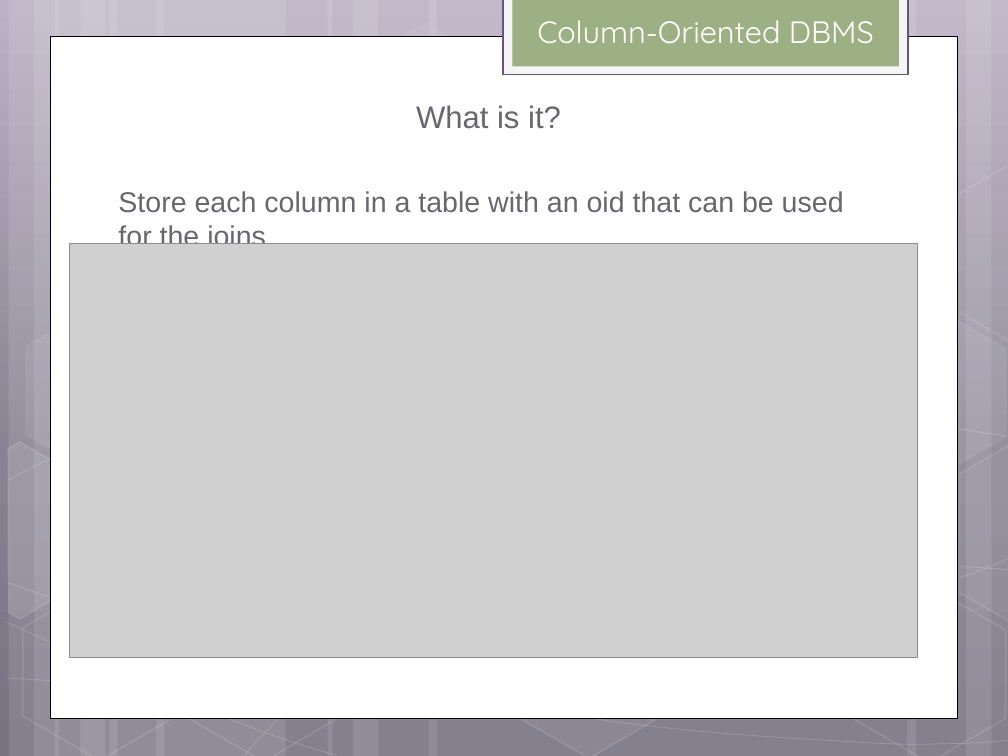
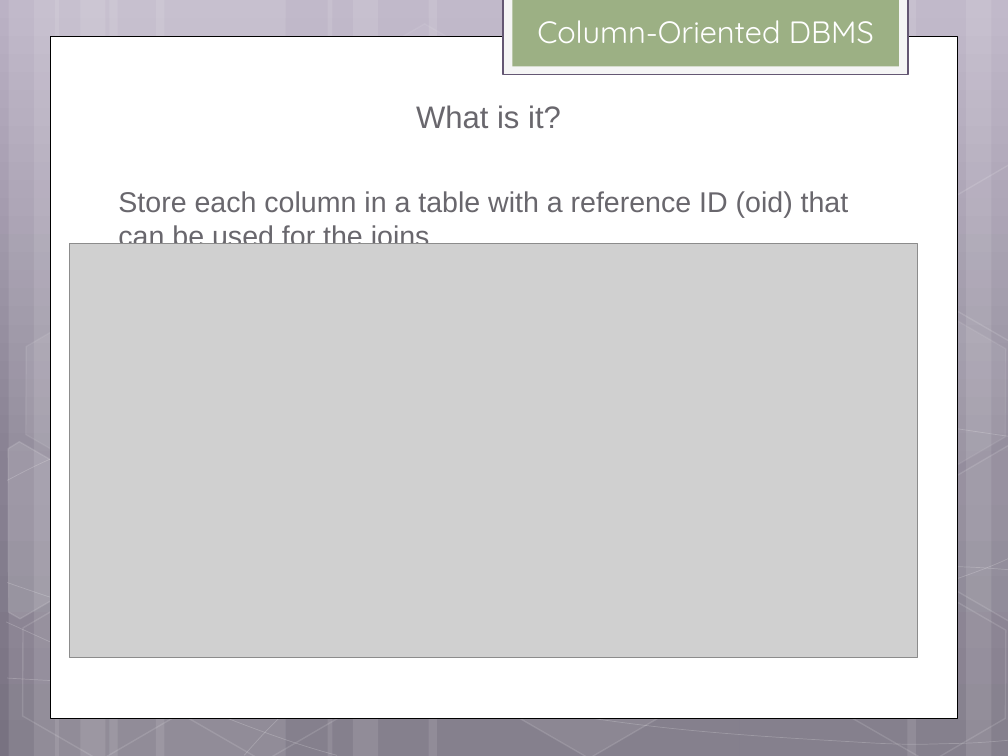
Before and after one commit to helpcat/bigdataworkshop2, a slide deck: slide 16 of slides/MonetDB workshop.pptx (slide 14 before the commit). Drawn at 1008x756 pixels with LibreOffice and Linux fonts; fonts in the diff are those of the drawing; grey boxes stand for pictures. Boxes give left, top, right and bottom in pixels: in the first picture for what was removed or moved away, otherwise in the second. Text is boxed around its words. In the diff, an @@ line names an element or a change of style, - is before the commit and + after.

```diff
--- a/slides/MonetDB workshop.pptx
+++ b/slides/MonetDB workshop.pptx
@@ text at <box>118,191,849,244</box>: text changed @@
-Store each column in a table with an oid that can be used for the joins
+Store each column in a table with a reference ID (oid) that can be used for the joins
```
Also in this commit, not shown: 22 other slides changed, 7 slides added, 1 slide removed.
